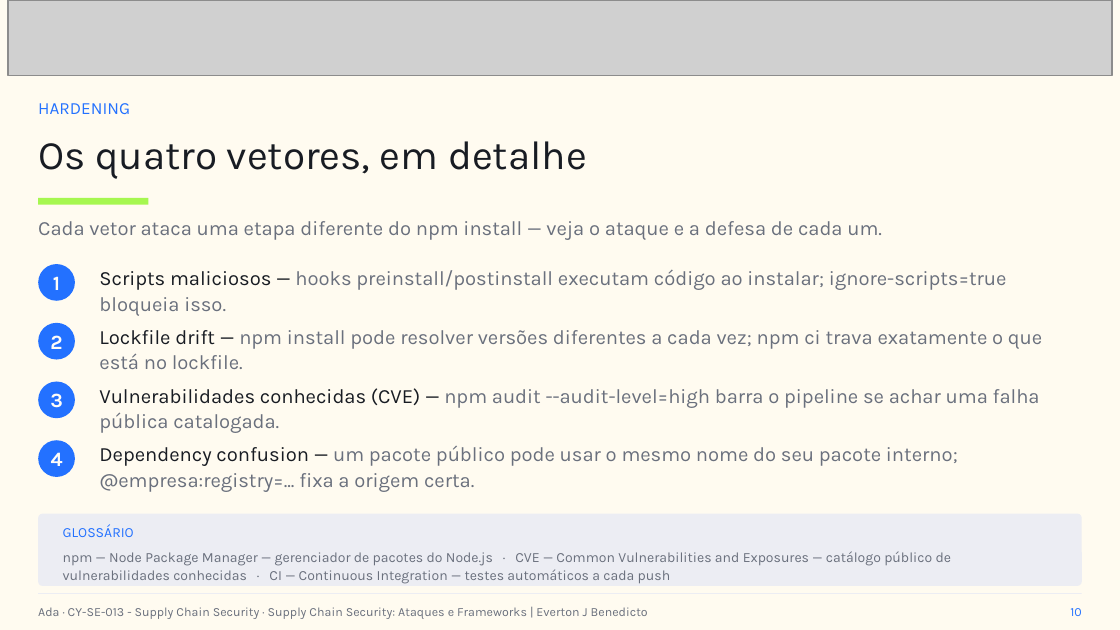
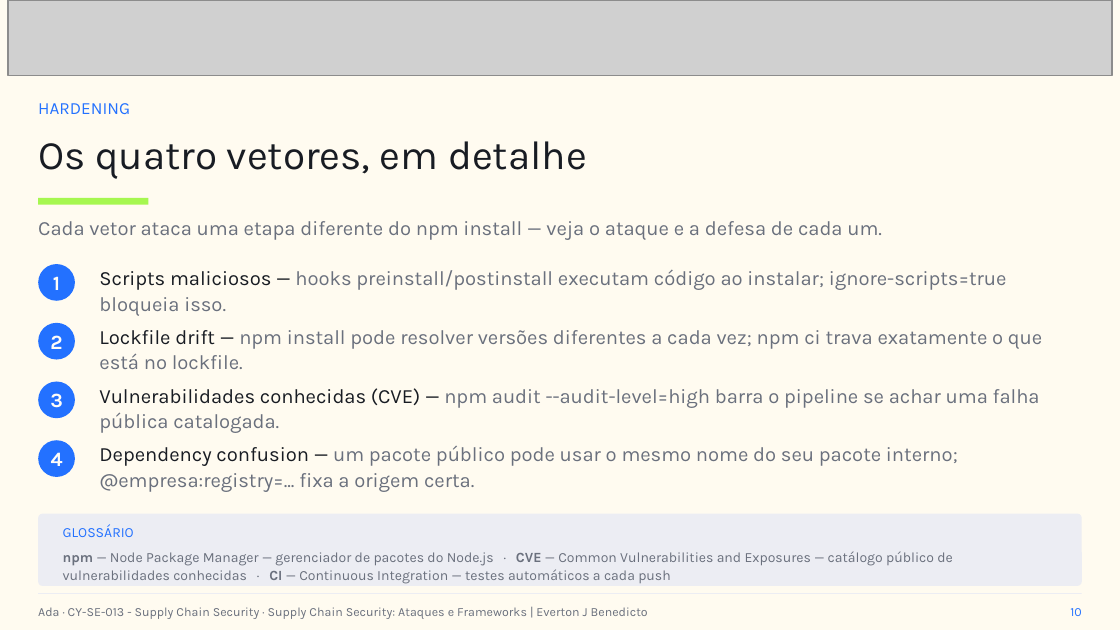
Before and after one commit to everton-dev/AdaTech.Aulas, a slide deck: slide 10 of CY-SE-013 - Supply Chain Security/slides/Aula_06_Supply_Chain_Security_Ataques_e_Frameworks.pptx. Drawn at 1120x630 pixels with LibreOffice and Linux fonts; fonts in the diff are those of the drawing; grey boxes stand for pictures. Boxes give left, top, right and bottom in pixels: in the first picture for what was removed or moved away, otherwise in the second. Text is boxed around its words. In the diff, an @@ line names an element or a change of style, - is before the commit and + after.

```diff
--- a/CY-SE-013 - Supply Chain Security/slides/Aula_06_Supply_Chain_Security_Ataques_e_Frameworks.pptx
+++ b/CY-SE-013 - Supply Chain Security/slides/Aula_06_Supply_Chain_Security_Ataques_e_Frameworks.pptx
@@ text "npm — Node Package Manager ..." at (63, 551, 952, 584): bold on in "npm CVE CI" @@
```
Also in this commit, not shown: 7 other slides changed, 9 other files.
